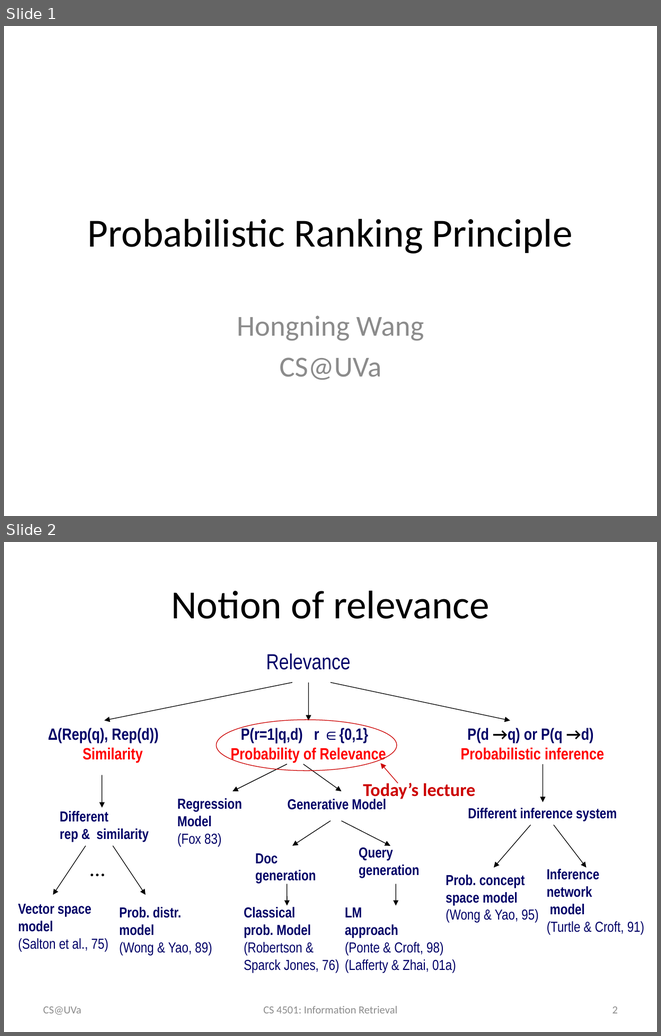
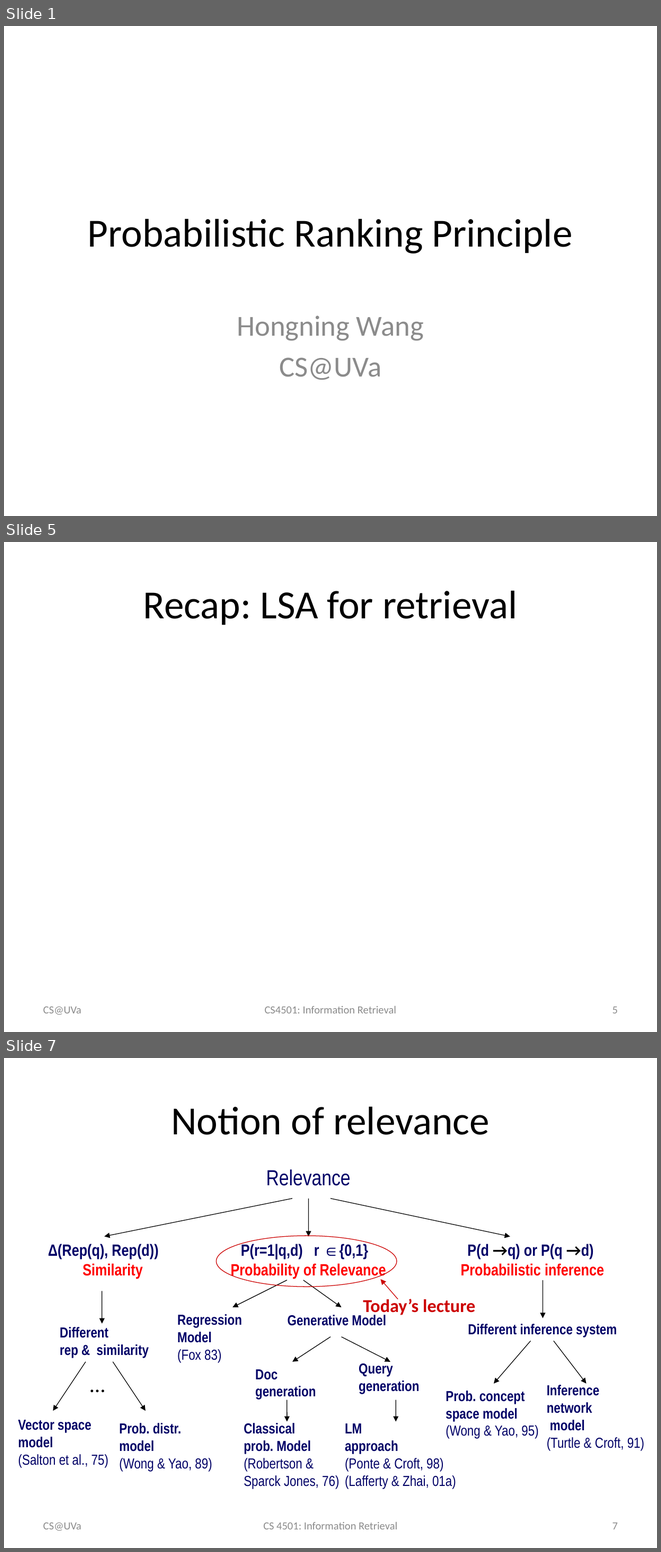
Before and after one commit to wang296/IR2015, a slide deck: docs/Probabilistic Ranking Principle.pptx. Shown one above the other, each under a label of ours: slides 1 and 2 before the commit, slides 1, 5 and 7 after it; the slides between them are not shown. The pictures are 661x1036 and 661x1552 pixels, drawn with LibreOffice and Linux fonts; fonts in the diff are those of the drawing; grey boxes stand for pictures. Boxes give left, top, right and bottom in pixels: in the first picture for what was removed or moved away, otherwise in the second. Text is boxed around its words. In the diff, an @@ line names an element or a change of style, - is before the commit and + after.

```diff
--- a/docs/Probabilistic Ranking Principle.pptx
+++ b/docs/Probabilistic Ranking Principle.pptx
@@ slide 5 added at <box>4,542,657,1032</box>, background #FFFFFF @@
@@ title added at <box>143,590,517,625</box>, 44 pt, text #000000 @@
+Recap: LSA for retrieval
@@ text added at <box>43,1006,81,1014</box>, 12 pt, text #8C8C8C @@
+CS@UVa
@@ text added at <box>265,1006,396,1013</box>, 12 pt, text #8C8C8C @@
+CS4501: Information Retrieval
@@ page number added at <box>612,1006,618,1013</box>, 12 pt, text #8C8C8C @@
+5
@@ what was slide 2 is now slide 7 @@
@@ page number at <box>612,1522,618,1529</box>: text changed @@
-2
+7
```
Also in this commit, not shown: 5 other slides added, 3 other files.
